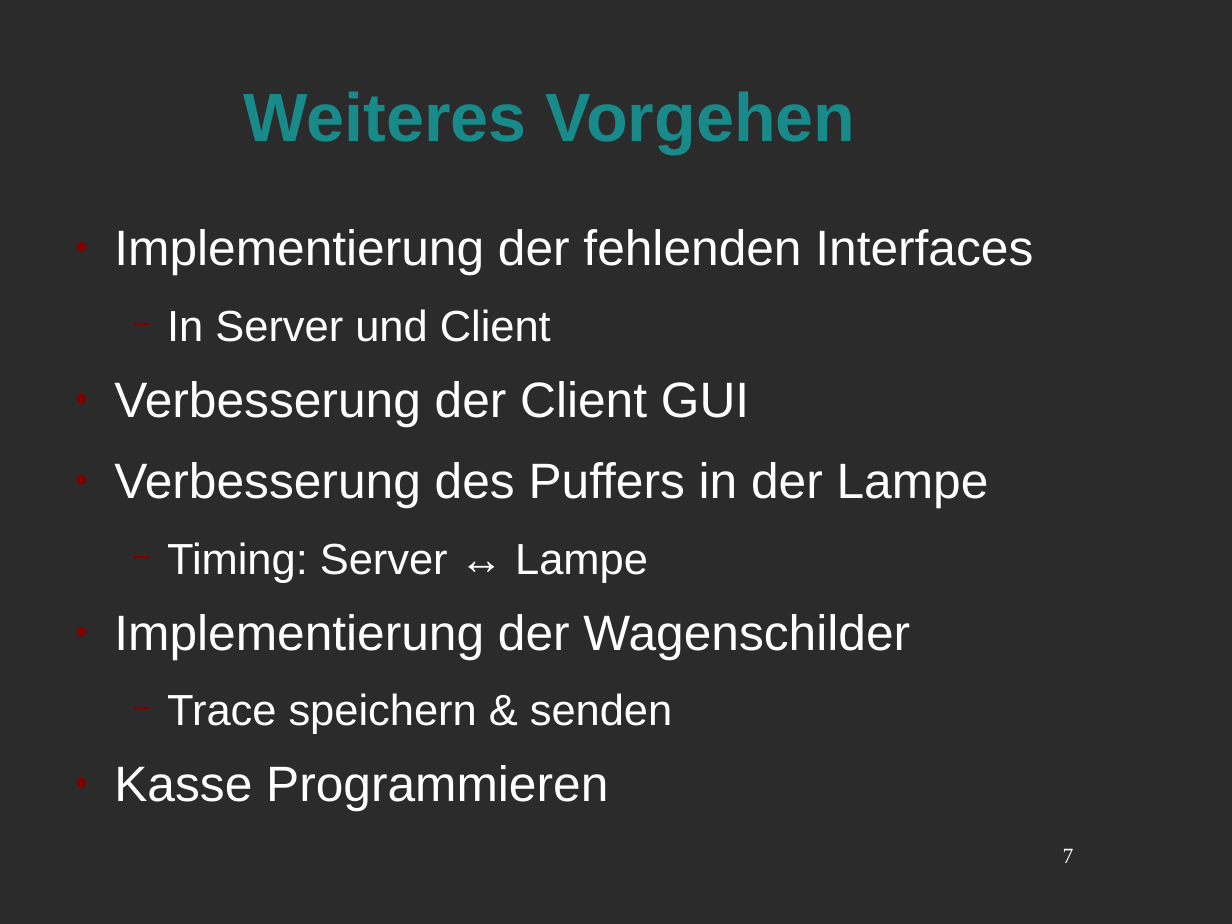
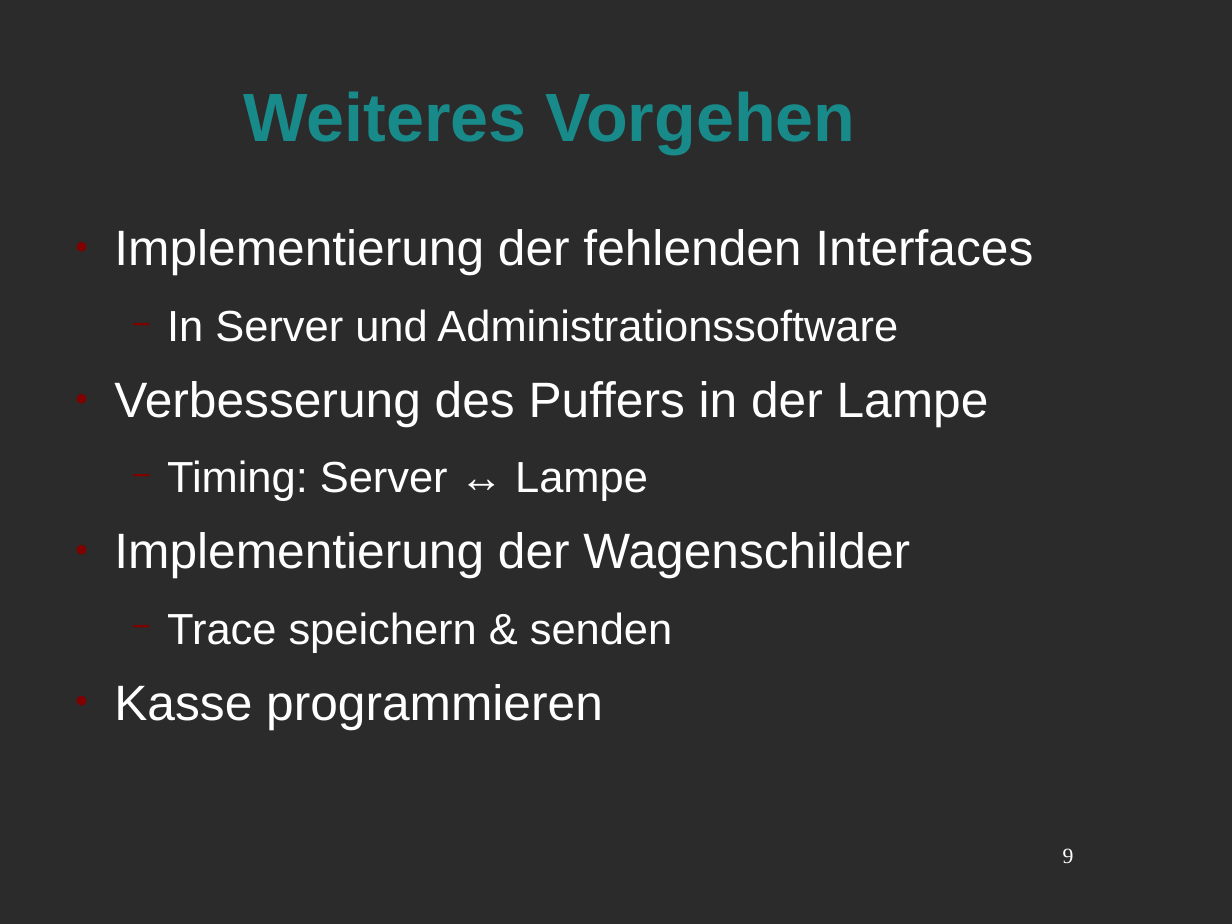
Before and after one commit to Niondir/rika-led, a slide deck: slide 9 of präsentation 2/zwischenergebisse.odp (slide 7 before the commit). Drawn at 1232x924 pixels with LibreOffice and Linux fonts; fonts in the diff are those of the drawing; background and template pictures are left out; a plain dark background stands for a picture behind light text. Boxes give left, top, right and bottom in pixels: in the first picture for what was removed or moved away, otherwise in the second. Text is boxed around its words. In the diff, an @@ line names an element or a change of style, - is before the commit and + after.

```diff
--- a/präsentation 2/zwischenergebisse.odp
+++ b/präsentation 2/zwischenergebisse.odp
@@ text at (167, 309, 898, 342): text changed; size 32 to 28 pt @@
-  − In Server und Client
-● Verbesserung der Client GUI
+  − In Server und Administrationssoftware
@@ text at (114, 684, 603, 729): text changed @@
-● Kasse Programmieren
+● Kasse programmieren
@@ page number at (1063, 848, 1074, 863): text changed @@
-7
+9
```
Also in this commit, not shown: 4 other slides changed, 2 slides added, 5 other files.
